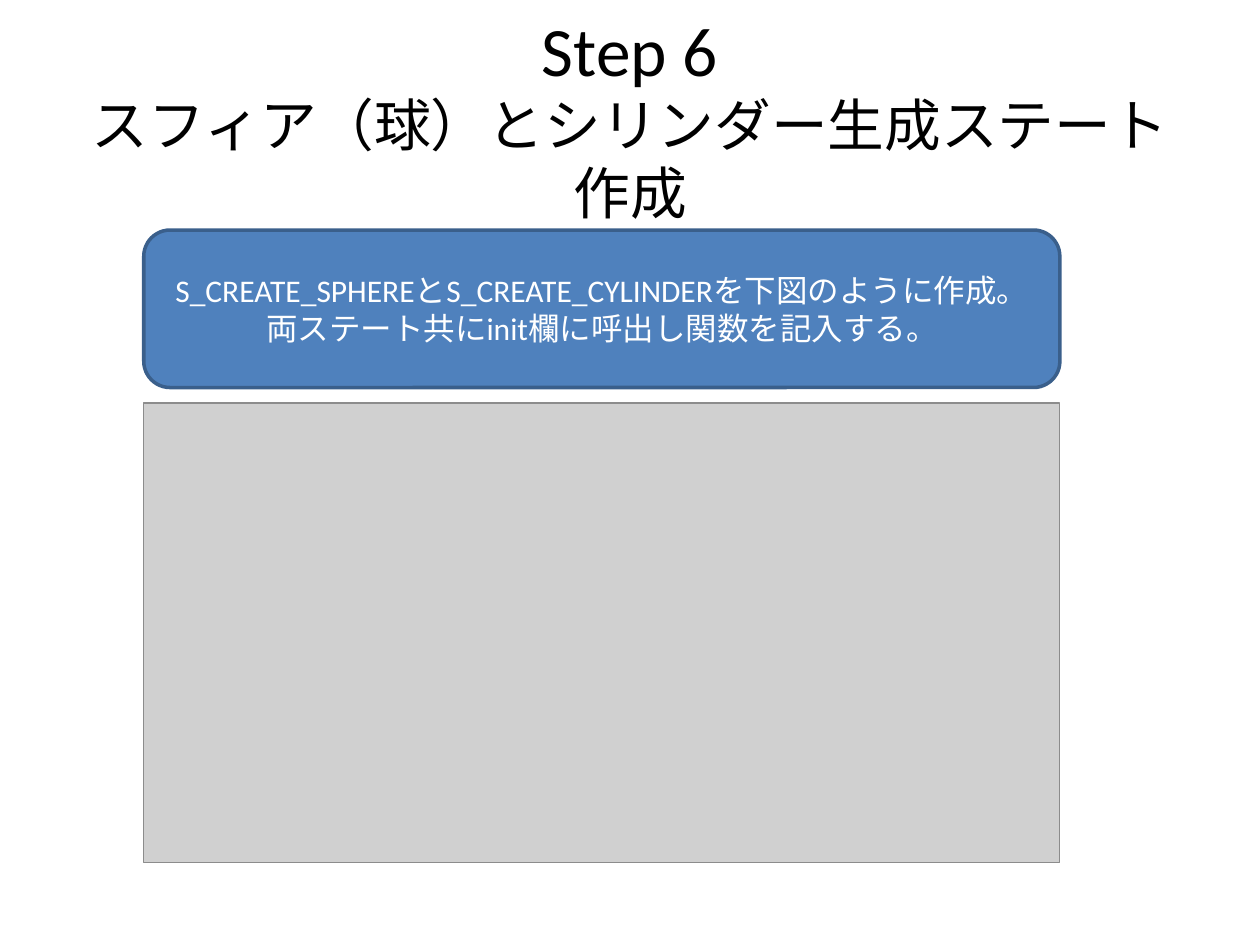
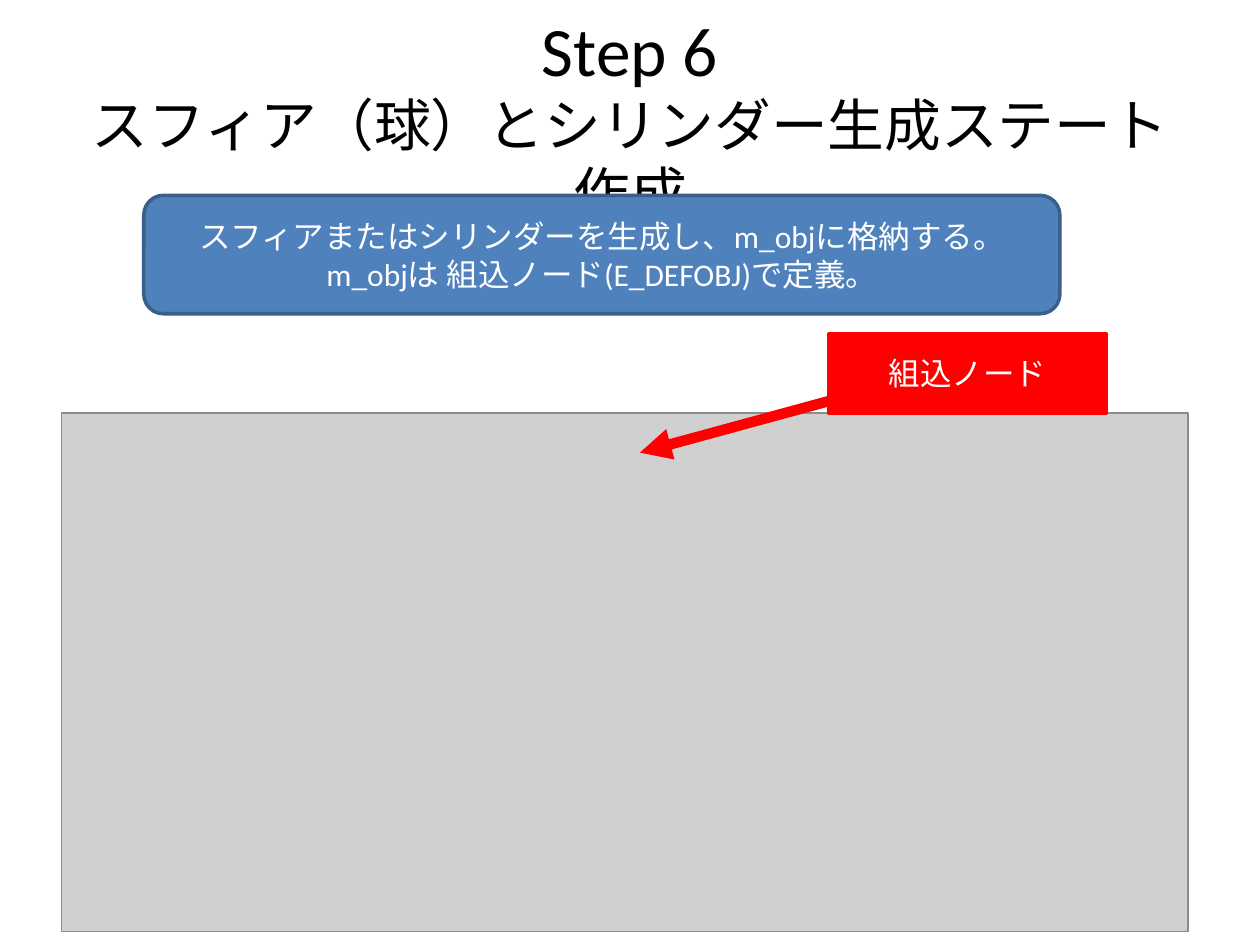
Before and after one commit to NNNIC/psgg-unity-tutorial, a slide deck: slide 10 of PSGG Unity Tutorial #2.pptx (slide 12 before the commit). Drawn at 1260x945 pixels with LibreOffice and Linux fonts; fonts in the diff are those of the drawing; grey boxes stand for pictures. Boxes give left, top, right and bottom in pixels: in the first picture for what was removed or moved away, otherwise in the second. Text is boxed around its words. In the diff, an @@ line names an element or a change of style, - is before the commit and + after.

```diff
--- a/PSGG Unity Tutorial #2.pptx
+++ b/PSGG Unity Tutorial #2.pptx
@@ rounded rectangle "スフィアまたはシリンダーを生成し、m_objに格納する。": place and size @@
-rounded rectangle "スフィアまたはシリンダーを生成し、m_objに格納する。" at [144,231,1060,388]
+rounded rectangle "スフィアまたはシリンダーを生成し、m_objに格納する。" at [144,195,1060,314]
@@ text in rounded rectangle at [199,221,1004,292]: text changed @@
-S_CREATE_SPHEREとS_CREATE_CYLINDERを下図のように作成。
-両ステート共にinit欄に呼出し関数を記入する。
+スフィアまたはシリンダーを生成し、m_objに格納する。
+m_objは 組込ノード(E_DEFOBJ)で定義。
@@ rectangle added at [828,334,1105,413], fill #FF0000, outline #FF0000 2 pt, 18 pt, text #FFFFFF @@
+組込ノード
@@ picture: place and size @@
-picture at [144,403,1060,863]
+picture at [62,413,1188,931]
@@ arrow added from (858, 393) to (640, 452), #FF0000 6 pt @@
```
Also in this commit, not shown: 10 other slides changed, 4 slides added, 6 slides removed, 3 other files.
